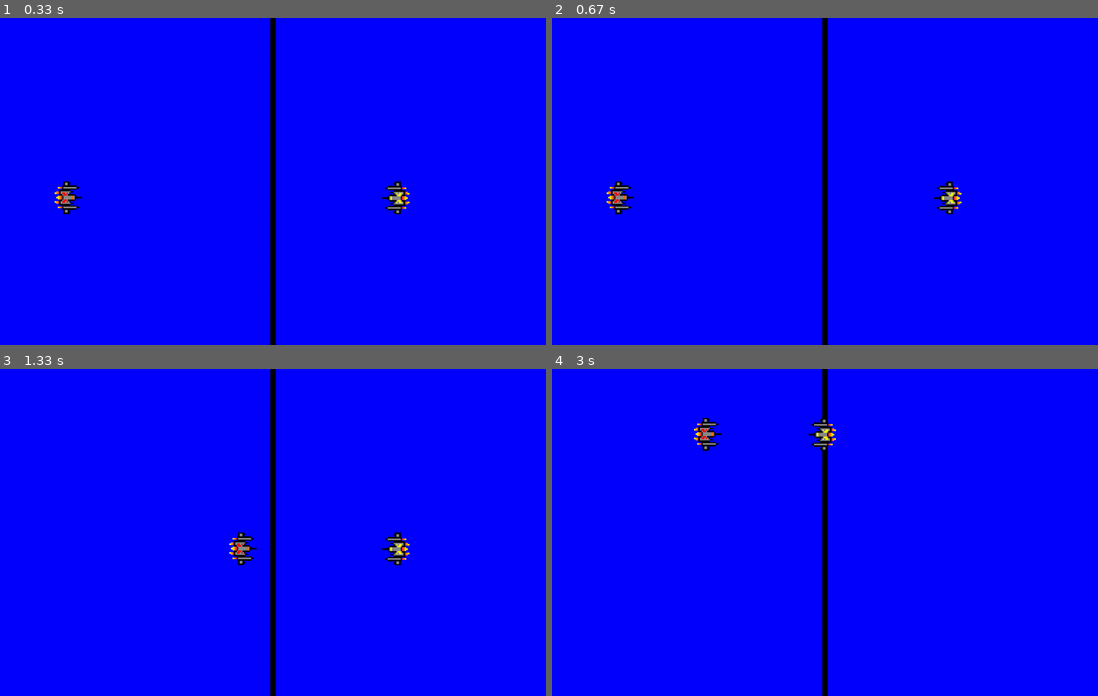
Above: before the commit, frames 1-4 (two rows, left to right).
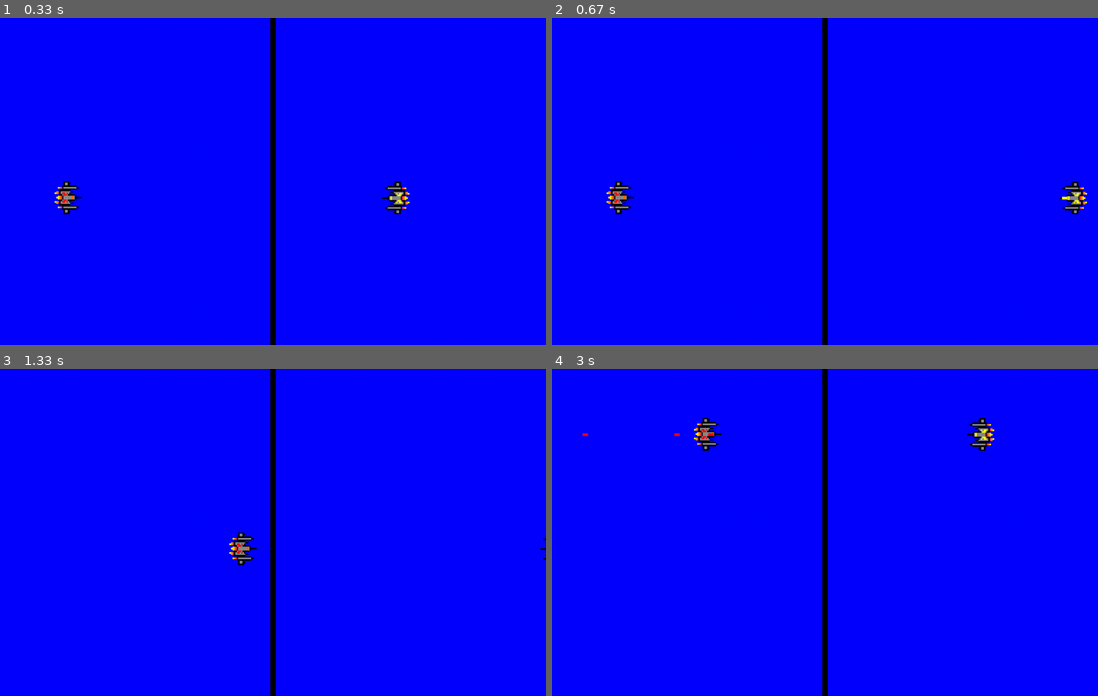
Above: after the commit, the same moments.

Repository: khanyicode/Spaceship_game_using_pygame
Game: pygame game, started from game.py
Same seed, same stepped clock (60 frames per second), same inputs: the game is played once before the commit and once after it.
Inputs:
- Up to frame 1 (0.33 s): no input
- Up to frame 2 (0.67 s): hold Ctrl from 0.33 s (still down); hold Right from 0.33 s (still down)
- Up to frame 3 (1.33 s): release Ctrl at 0.8 s; release Right at 0.8 s; hold Right Ctrl 0.83-1.3 s; hold Right 0.83-1.3 s; hold D 0.83-1.3 s
- Up to frame 4 (3 s): hold Right 1.33-1.8 s; hold D 1.33-1.8 s; hold Up 1.83-2.13 s; hold W 1.83-2.13 s; tap Right Ctrl at 1.9, 2.23, 2.53, 2.73 s; hold Right 2.17-2.63 s; hold D 2.17-2.63 s; hold Left from 2.67 s (still down); hold A from 2.67 s (still down)

Frame 1 is identical in both runs. In frame 2, 0.6% of the frame differs, in the area x 70-98%, y 50-60%; in frame 3, 0.3%; in frame 4, 0.6%.

Commit message:
added bullets

Diff:
--- a/game.py
+++ b/game.py
@@ -1,7 +1,6 @@
 import pygame
 from pygame import mixer
 import os
-
 
 # This is to create the dimensions
 WIDTH, HEIGHT = 1000, 600
@@ -10,17 +9,18 @@
 WIN = pygame.display.set_mode((WIDTH, HEIGHT))
 pygame.display.set_caption("MINI GAME")
 BLUE = (0, 0, 255)
-BLACK=(0,0,0)
+BLACK = (0, 0, 0)
 FPS = 70
-velocity=10
-BORDER=pygame.Rect(WIDTH//2-5,0,10,HEIGHT)
+velocity = 10
+BORDER = pygame.Rect(WIDTH // 2 - 5, 0, 10, HEIGHT)
 SPACESHIP_WIDTH, SPACESHIP_HEIGHT = 60, 50
+BULLET_VELOCITY = 8
 
 # Initial positions of spaceships
+yellow_x, yellow_y = 700, 300
 red_x, red_y = 100, 300
-yellow_x, yellow_y = 700, 300
 
-# Fix the paths and scale the images correctly
+
 def define_ships(spaceship_yellow, spaceship_red):
     YELLOW_SPACESHIP_IMAGE = pygame.image.load(os.path.join('Assets', f'{spaceship_yellow}.png'))
     YELLOW_SPACESHIP_IMAGE = pygame.transform.rotate(pygame.transform.scale(YELLOW_SPACESHIP_IMAGE, (SPACESHIP_WIDTH, SPACESHIP_HEIGHT)), 270)
@@ -31,16 +31,22 @@
     return YELLOW_SPACESHIP_IMAGE, RED_SPACESHIP_IMAGE
 
 
-def drawings(YELLOW_SPACESHIP_IMAGE, RED_SPACESHIP_IMAGE):
+def drawings(YELLOW_SPACESHIP_IMAGE, RED_SPACESHIP_IMAGE, yellow_bullets, red_bullets):
     WIN.fill(BLUE)
-    pygame.draw.rect(WIN,BLACK,BORDER)
+    pygame.draw.rect(WIN, BLACK, BORDER)
     WIN.blit(YELLOW_SPACESHIP_IMAGE, (yellow_x, yellow_y))
     WIN.blit(RED_SPACESHIP_IMAGE, (red_x, red_y))
+
+    for bullet in yellow_bullets:
+        pygame.draw.rect(WIN, (255, 255, 0), bullet)  # Yellow color for bullets
+
+    for bullet in red_bullets:
+        pygame.draw.rect(WIN, (255, 0, 0), bullet)  # Red color for bullets
+
     pygame.display.update()
 
 
 def track_position(red_x, yellow_x):
-    # checking for frontal collision
     if red_x + ((SPACESHIP_WIDTH // 2) + 15) >= yellow_x:
         return True
     return False
@@ -50,6 +56,7 @@
     crash_sound = mixer.init()
     crash_sound = mixer.Sound(f'Assets/{sound_name}.mp3')
     return crash_sound
+
 
 def handle_red_spaceship_movement(keys_pressed):
     global red_x, red_y
@@ -67,9 +74,9 @@
 def handle_yellow_spaceship_movement(keys_pressed):
     global yellow_x, yellow_y
 
-    if keys_pressed[pygame.K_LEFT] and yellow_x - velocity > 0:  # moving to the left
+    if keys_pressed[pygame.K_LEFT] and yellow_x - velocity > BORDER.x + 5:  # moving to the left
         yellow_x -= velocity
-    if keys_pressed[pygame.K_RIGHT] and yellow_x + velocity < BORDER.x:  # moving to the right
+    if keys_pressed[pygame.K_RIGHT] and yellow_x + velocity < WIDTH:  # moving to the right
         yellow_x += velocity
     if keys_pressed[pygame.K_UP] and yellow_y - velocity > 0:  # moving up
         yellow_y -= velocity
@@ -77,13 +84,33 @@
         yellow_y += velocity
 
 
-# This is the main function where the whole game runs
+def handle_bullets(yellow_bullets, red_bullets):
+    for bullet in yellow_bullets:
+        bullet.x += BULLET_VELOCITY
+
+    for bullet in red_bullets:
+        bullet.x -= BULLET_VELOCITY
+
+    # Remove bullets that go off-screen
+    yellow_bullets = [bullet for bullet in yellow_bullets if bullet.x < WIDTH]
+    red_bullets = [bullet for bullet in red_bullets if bullet.x > 0]
+
+    return yellow_bullets, red_bullets
+
+
 def main():
     global red_x, yellow_x, red_y, yellow_y
 
     YELLOW_SPACESHIP_IMAGE, RED_SPACESHIP_IMAGE = define_ships('spaceship_yellow', 'spaceship_red')
 
+    # Swap initial positions of yellow and red spaceships
+    yellow_x, yellow_y = 700, 300
+    red_x, red_y = 100, 300
+
     crash_sound = load_sound('explosion')
+    yellow_bullets = []
+    red_bullets = []
+    num_bullets = 5
 
     play_game = True
     clock = pygame.time.Clock()
@@ -95,10 +122,22 @@
             if event.type == pygame.QUIT:
                 play_game = False
 
+            if event.type == pygame.KEYDOWN:
+                bullet = pygame.Rect(yellow_x + YELLOW_SPACESHIP_IMAGE.get_width(), yellow_y + YELLOW_SPACESHIP_IMAGE.get_height() / 2 - 2, 10, 5)
+                if event.key == pygame.K_LCTRL and len(yellow_bullets) < num_bullets:
+                    yellow_bullets.append(bullet)
+
+                bullet = pygame.Rect(red_x - 10, red_y + RED_SPACESHIP_IMAGE.get_height() / 2 - 2, 10, 5)  # Adjusted position for the red spaceship's bullet
+                if event.key == pygame.K_RCTRL and len(red_bullets) < num_bullets:
+                    red_bullets.append(bullet)
+
         keys_pressed = pygame.key.get_pressed()
         handle_yellow_spaceship_movement(keys_pressed)
         handle_red_spaceship_movement(keys_pressed)
-        drawings(YELLOW_SPACESHIP_IMAGE, RED_SPACESHIP_IMAGE)
+
+        yellow_bullets, red_bullets = handle_bullets(yellow_bullets, red_bullets)
+        drawings(YELLOW_SPACESHIP_IMAGE, RED_SPACESHIP_IMAGE, yellow_bullets, red_bullets)
+
 
 if __name__ == "__main__":
     main()
